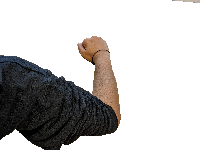
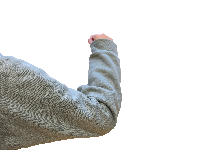
The second w=200, h=150 image is a revision of the first. Changes to its layers:
added layer "Vi" above "Madhav" over [0, 33, 122, 150]
hid "Madhav", painted on it over [0, 0, 200, 150]
